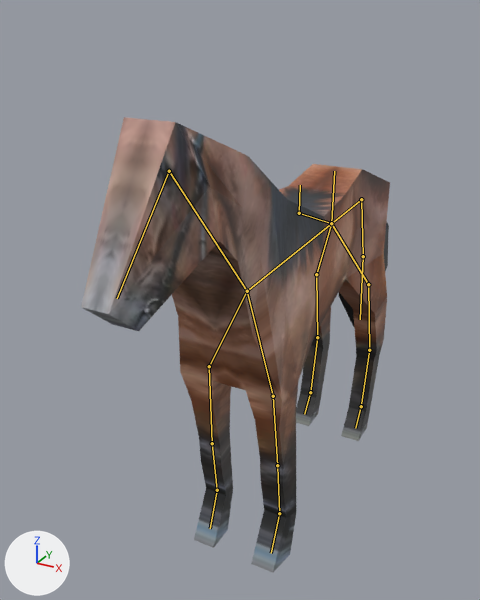
One commit to the Blender file res/blend/horse_run.blend: the scene before it, then after it.
Both versions are drawn from a 50 mm camera at (1.73, -4.11, 3.49) aimed at (-0.26, -0.5, 1.68). The axes (+X, +Y, +Z) are drawn at lower left. The lights are the same throughout. The bones that bend it are drawn over the model as lines.
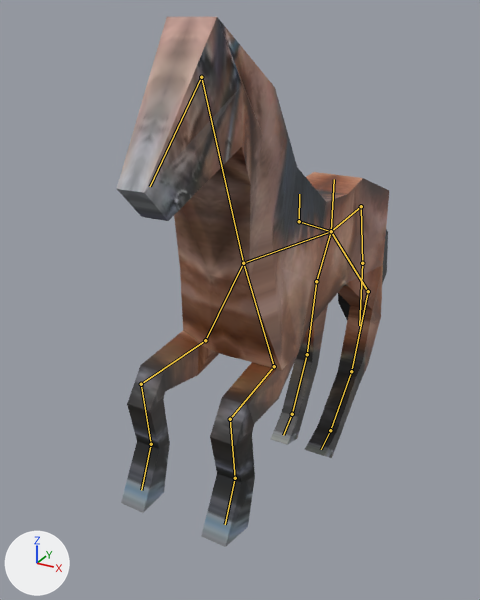
Commit message: horse run animation

The newer file adds an action. The first version stands in its rest pose; the second is drawn at frame 0 of the action 'run'.

What differs and where, as boxes [x1, y1, x2, y2] in the pictures (480 x 600 px):
'Cube', posed (12% narrower, 16% taller): before [81, 117, 390, 573]; after [117, 17, 389, 547]
bone 'root', root to tip: before (331, 223) to (334, 171); after (331, 231) to (334, 179)
bone 'spine', root to tip: before (331, 223) to (247, 291); after (331, 231) to (243, 263)
bone 'neck', root to tip: before (247, 291) to (169, 171); after (243, 263) to (201, 77)
bone 'head', root to tip: before (169, 171) to (117, 298); after (201, 77) to (150, 186)
bone 'legL1', root to tip: before (247, 291) to (273, 396); after (243, 263) to (274, 366)
bone 'legL2', root to tip: before (273, 396) to (277, 465); after (274, 366) to (230, 419)
bone 'legL3', root to tip: before (277, 465) to (279, 513); after (230, 419) to (235, 478)
bone 'legR1', root to tip: before (247, 291) to (209, 366); after (243, 263) to (205, 340)
bone 'legR2', root to tip: before (209, 366) to (212, 443); after (205, 340) to (141, 384)
bone 'legR3', root to tip: before (212, 443) to (217, 490); after (141, 384) to (151, 444)
bone 'legBL2', root to tip: before (368, 284) to (369, 350); after (368, 291) to (351, 371)
bone 'legBR2', root to tip: before (316, 274) to (317, 337); after (316, 281) to (307, 354)

What the commit changed:
Bone 'root' (bone_root) moves from (0.0, 0.0, 0.0) to (0.0, -0.062, 0.0).
Bone 'spine' (bone_spine) turns from (0, 0, 0) to (-10, -1, 1) degrees about its own x, y and z.
Bone 'neck' (bone_neck) turns from (0, 0, 0) to (-10, 2, 0) degrees about its own x, y and z.
Bone 'head' (bone_head) turns from (0, 0, 0) to (15, 0, 0) degrees about its own x, y and z.
Bone 'legL1' (bone_legl1) turns from (0, 0, 0) to (14, 5, 0) degrees about its own x, y and z.
Bone 'legL2' (bone_legl2) turns from (0, 0, 0) to (-95, -2, 2) degrees about its own x, y and z.
Bone 'legL3' (bone_legl3) turns from (0, 0, 0) to (90, 0, 0) degrees about its own x, y and z.
Bone 'legR1' (bone_legr1) turns from (0, 0, 0) to (9, -4, 2) degrees about its own x, y and z.
Bone 'legR2' (bone_legr2) turns from (0, 0, 0) to (-87, -20, -24) degrees about its own x, y and z.
Bone 'legR3' (bone_legr3) turns from (0, 0, 0) to (87, -21, 23) degrees about its own x, y and z.
Bone 'legBL2' (bone_legbl2) turns from (0, 0, 0) to (-40, -1, 0) degrees about its own x, y and z.
Bone 'legBR2' (bone_legbr2) turns from (0, 0, 0) to (-20, 0, 0) degrees about its own x, y and z.
